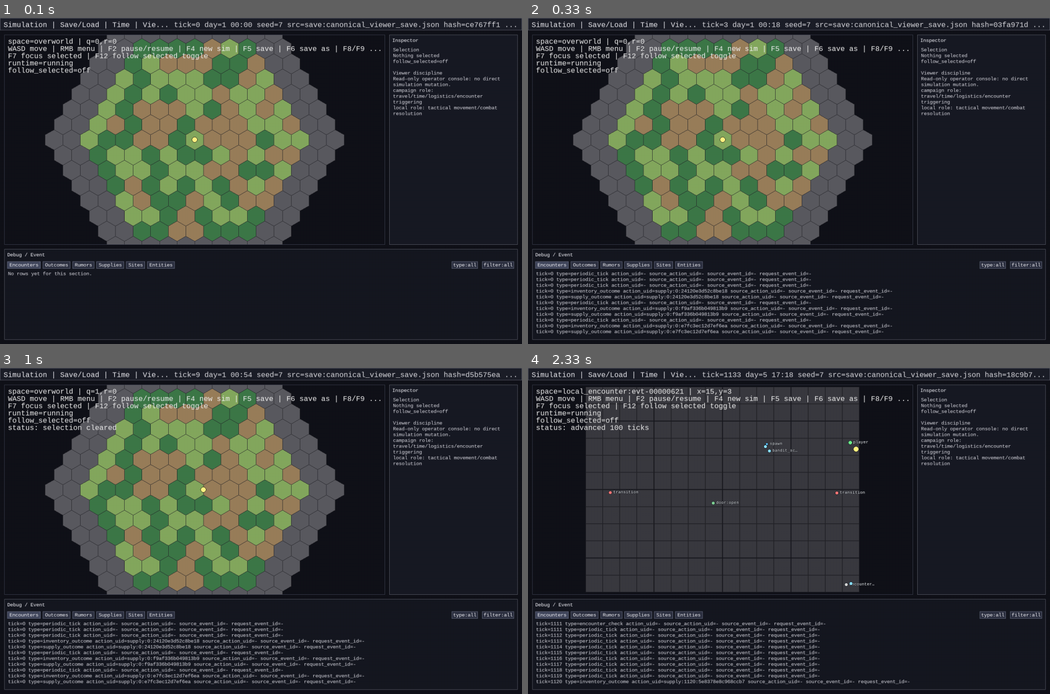
Above: before the commit, frames 1-4 (two rows, left to right).
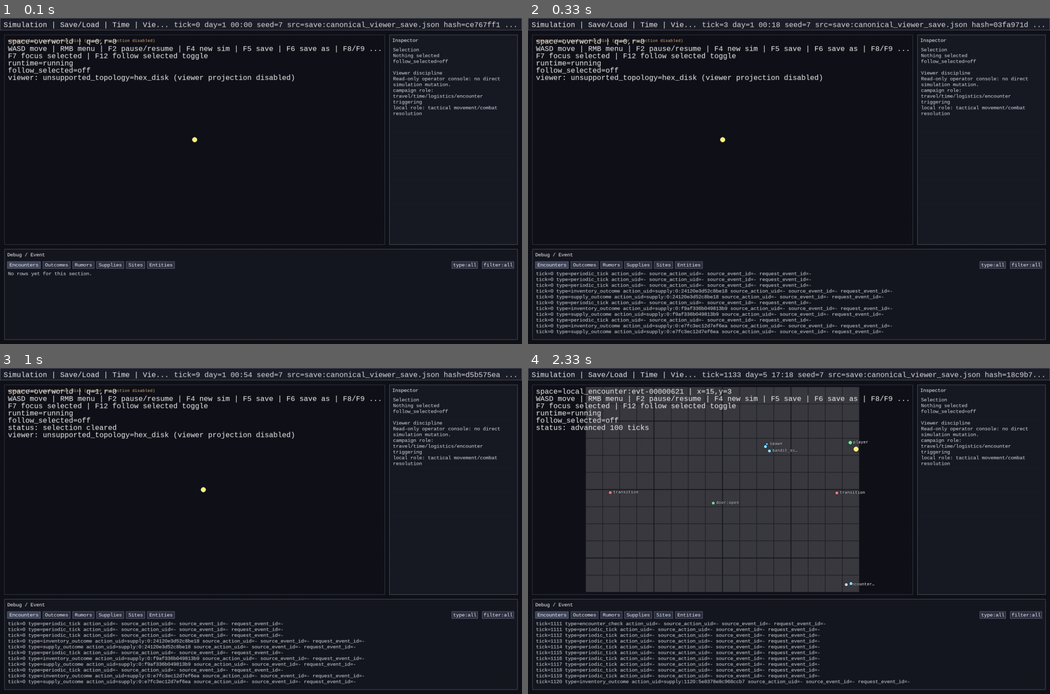
Above: after the commit, the same moments.

Repository: 7seasdotnet/Hexcrawler2
Game: pygame game, started from src/hexcrawler/__main__.py
The game is run twice, just before and just after one commit, with the same random seed, the same clock (stepped at 60 frames per second) and the same inputs.
Inputs:
- Up to frame 1 (0.1 s): no input
- Up to frame 2 (0.33 s): no input
- Up to frame 3 (1 s): hold D 0.33-0.8 s; click "space=overworld | q=1,r=0" at 0.93 s
- Up to frame 4 (2.33 s): tap 3 at 1.22 s; hold W 1.55-1.85 s; tap 1 at 1.7 s; hold D from 1.88 s (still down); tap 2 at 2.03 s

The runs differ from the first frame. In frame 1, 29% of the frame differs, in the area x 1-66%, y 5-70%; in frame 2, 29%; in frame 3, 29%; in frame 4, nothing differs.

Commit message:
Harden viewer rumor correlation and topology safety

Diff:
--- a/src/hexcrawler/cli/pygame_viewer.py
+++ b/src/hexcrawler/cli/pygame_viewer.py
@@ -398,6 +398,7 @@
     outcome: str = "idle"
     diagnostic: str = ""
     request_pending: bool = False
+    pending_action_uid: str | None = None
     refresh_needed: bool = True
     editing_field: str | None = None
     site_key_draft: str = ""
@@ -958,6 +959,38 @@
         return None
     coord_key = tuple(sorted((axis, int(value)) for axis, value in normalized.items()))
     return MarkerCellRef(space_id=space_id, topology_type=topology_type, coord_key=coord_key)
+
+
+def _supported_viewer_topology(active_space: Any | None) -> str:
+    if active_space is None:
+        return OVERWORLD_HEX_TOPOLOGY
+    topology_type = str(getattr(active_space, "topology_type", OVERWORLD_HEX_TOPOLOGY))
+    if topology_type == "custom":
+        return OVERWORLD_HEX_TOPOLOGY
+    if topology_type in (OVERWORLD_HEX_TOPOLOGY, SQUARE_GRID_TOPOLOGY):
+        return topology_type
+    return "unsupported"
+
+
+def _viewer_topology_diagnostic(active_space: Any | None) -> str | None:
+    topology_type = _supported_viewer_topology(active_space)
+    if topology_type != "unsupported":
+        return None
+    raw_topology_type = str(getattr(active_space, "topology_type", "?"))
+    return f"unsupported_topology={raw_topology_type} (viewer projection disabled)"
+
+
+def _marker_payload_id(marker: MarkerRecord, *, expected_kind: str | None = None) -> str | None:
+    marker_id = marker.marker_id if isinstance(marker.marker_id, str) else ""
+    if ":" not in marker_id:
+        return None
+    marker_kind, payload = marker_id.split(":", 1)
+    if expected_kind is not None and marker_kind != expected_kind:
+        return None
+    payload = payload.strip()
+    if not payload:
+        return None
+    return payload
 
 
 def _is_in_current_space(obj_space_id: str | None, current_space_id: str) -> bool:
@@ -1266,11 +1299,14 @@
     active_space = sim.state.world.spaces.get(player.space_id) if player is not None else None
     if active_space is None:
         return []
+    projection_topology = _supported_viewer_topology(active_space)
+    if projection_topology == "unsupported":
+        return []
     placements: list[MarkerPlacement] = []
     markers_by_cell = _collect_world_markers(
         sim,
         active_space.space_id,
-        SQUARE_GRID_TOPOLOGY if active_space.topology_type == SQUARE_GRID_TOPOLOGY else OVERWORLD_HEX_TOPOLOGY,
+        projection_topology,
     )
     for cell in sorted(markers_by_cell, key=lambda current: (current.space_id, current.topology_type, current.coord_key)):
         center_x, center_y = _marker_cell_center(cell, center, zoom_scale)
@@ -1307,6 +1343,7 @@
 ) -> None:
     player = sim.state.entities.get(PLAYER_ID)
     active_space = sim.state.world.spaces.get(player.space_id) if player is not None else None
+    topology_diagnostic = _viewer_topology_diagnostic(active_space)
     old_clip = screen.get_clip()
     screen.set_clip(clip_rect)
     if active_space is not None and active_space.topology_type == SQUARE_GRID_TOPOLOGY:
@@ -1320,6 +1357,12 @@
             pygame.draw.rect(screen, (58, 58, 64), rect)
             pygame.draw.rect(screen, (35, 35, 40), rect, 1)
         _draw_world_markers(screen, sim, center, marker_font, zoom_scale)
+        screen.set_clip(old_clip)
+        return
+
+    if topology_diagnostic is not None:
+        text = _truncate_text_to_pixel_width(topology_diagnostic, marker_font, max(1, clip_rect.width - 20))
+        screen.blit(marker_font.render(text, True, (250, 192, 128)), (clip_rect.x + 10, clip_rect.y + 10))
         screen.set_clip(old_clip)
         return
 
@@ -1435,6 +1478,9 @@
         lines.append(f"status: {status_message}")
     if hover_message:
         lines.append(hover_message)
+    topology_diagnostic = _viewer_topology_diagnostic(active_space)
+    if topology_diagnostic is not None:
+        lines.append(f"viewer: {topology_diagnostic}")
     old_clip = screen.get_clip()
     screen.set_clip(world_rect)
     y = world_rect.y + 8
@@ -1606,26 +1652,40 @@
             cursor=params.get("cursor"),
         )
     rumor_state.request_pending = True
+    command = controller.sim.input_log[-1] if controller.sim.input_log else None
+    if command is None:
+        rumor_state.pending_action_uid = None
+    else:
+        same_tick_index = sum(1 for current in controller.sim.input_log if int(current.tick) == int(command.tick)) - 1
+        rumor_state.pending_action_uid = f"{int(command.tick)}:{max(0, same_tick_index)}"
     rumor_state.refresh_needed = False
 
 
 def _consume_rumor_outcome(sim: Simulation, rumor_state: RumorPanelState) -> None:
     if not rumor_state.request_pending:
         return
-    latest: dict[str, Any] | None = None
+    matched_outcome: dict[str, Any] | None = None
     outcome_kind = SELECT_RUMORS_OUTCOME_KIND if rumor_state.mode == "top" else LIST_RUMORS_OUTCOME_KIND
     rows_key = "selection" if rumor_state.mode == "top" else "rumors"
     for entry in sim.get_command_outcomes():
-        if isinstance(entry, dict) and entry.get("kind") == outcome_kind:
-            latest = entry
-    if latest is None:
+        if not isinstance(entry, dict) or entry.get("kind") != outcome_kind:
+            continue
+        action_uid = entry.get("action_uid") if isinstance(entry.get("action_uid"), str) else None
+        if rumor_state.pending_action_uid is None:
+            matched_outcome = entry
+            continue
+        if action_uid == rumor_state.pending_action_uid:
+            matched_outcome = entry
+            break
+    if matched_outcome is None:
         return
-    rows = latest.get(rows_key)
+    rows = matched_outcome.get(rows_key)
     rumor_state.rows = [row for row in rows if isinstance(row, dict)] if isinstance(rows, list) else []
-    rumor_state.next_cursor = latest.get("next_cursor") if isinstance(latest.get("next_cursor"), str) else None
-    rumor_state.outcome = str(latest.get("outcome", "?"))
-    rumor_state.diagnostic = str(latest.get("diagnostic", ""))
+    rumor_state.next_cursor = matched_outcome.get("next_cursor") if isinstance(matched_outcome.get("next_cursor"), str) else None
+    rumor_state.outcome = str(matched_outcome.get("outcome", "?"))
+    rumor_state.diagnostic = str(matched_outcome.get("diagnostic", ""))
     rumor_state.request_pending = False
+    rumor_state.pending_action_uid = None
 
 
 def _cycle_rumor_kind_filter(rumor_state: RumorPanelState) -> None:
@@ -2066,10 +2126,9 @@
     for marker in markers:
         if marker.marker_kind != "entity":
             continue
-        parts = marker.marker_id.split(":", 1)
-        if len(parts) != 2:
+        entity_id = _marker_payload_id(marker, expected_kind="entity")
+        if entity_id is None:
             continue
-        entity_id = parts[1]
         if entity_id in sim.state.entities:
             return entity_id
     return None
@@ -2493,33 +2552,49 @@
         viewport_rect = layout.world_view
         player = sim.state.entities.get(PLAYER_ID)
         active_space = sim.state.world.spaces.get(player.space_id) if player is not None else None
+        topology_diagnostic = _viewer_topology_diagnostic(active_space)
         if viewport_rect.collidepoint(event_pos):
             markers = _find_world_marker_candidates_at_pixel(sim, event_pos, world_center, world_zoom_scale)
             if markers:
                 for marker in markers:
                     items.append(ContextMenuItem(label=f"Marker: {marker.marker_kind} {marker.label}", action="noop"))
                     if marker.marker_kind == "entity":
-                        entity_id = marker.marker_id.split(":", 1)[1]
+                        entity_id = _marker_payload_id(marker, expected_kind="entity")
+                        if entity_id is None:
+                            items.append(ContextMenuItem(label="marker_id malformed: entity", action="noop"))
+                            continue
                         items.append(ContextMenuItem(label=f"Select {marker.label}", action="select", payload=entity_id))
                         if sim.selected_entity_id(owner_entity_id=PLAYER_ID) == entity_id:
                             items.append(ContextMenuItem(label=f"Deselect {marker.label}", action="clear_selection"))
                     elif marker.marker_kind == "site":
-                        site_id = marker.marker_id.split(":", 1)[1]
+                        site_id = _marker_payload_id(marker, expected_kind="site")
+                        if site_id is None:
+                            items.append(ContextMenuItem(label="marker_id malformed: site", action="noop"))
+                            continue
                         site = sim.state.world.sites.get(site_id)
                         if site is not None and site.entrance is not None:
                             site_label = site.name if site.name else site.site_id
                             items.append(ContextMenuItem(label=f"Enter {site_label}", action="enter_site", payload=site.site_id))
                     elif marker.marker_kind == "door":
-                        door_id = marker.marker_id.split(":", 1)[1]
+                        door_id = _marker_payload_id(marker, expected_kind="door")
+                        if door_id is None:
+                            items.append(ContextMenuItem(label="marker_id malformed: door", action="noop"))
+                            continue
                         items.append(ContextMenuItem(label="Door...", action="noop"))
                         items.append(ContextMenuItem(label="- Open (10 ticks)", action="interaction", payload=f"open:door:{door_id}:10"))
                         items.append(ContextMenuItem(label="- Close (10 ticks)", action="interaction", payload=f"close:door:{door_id}:10"))
                         items.append(ContextMenuItem(label="- Toggle (10 ticks)", action="interaction", payload=f"toggle:door:{door_id}:10"))
                     elif marker.marker_kind == "anchor":
-                        anchor_id = marker.marker_id.split(":", 1)[1]
+                        anchor_id = _marker_payload_id(marker, expected_kind="anchor")
+                        if anchor_id is None:
+                            items.append(ContextMenuItem(label="marker_id malformed: anchor", action="noop"))
+                            continue
                         items.append(ContextMenuItem(label="Exit (30 ticks)", action="interaction", payload=f"exit:anchor:{anchor_id}:30"))
                     elif marker.marker_kind == "interactable":
-                        interactable_id = marker.marker_id.split(":", 1)[1]
+                        interactable_id = _marker_payload_id(marker, expected_kind="interactable")
+                        if interactable_id is None:
+                            items.append(ContextMenuItem(label="marker_id malformed: interactable", action="noop"))
+                            continue
                         items.append(ContextMenuItem(label="Interactable...", action="noop"))
                         items.append(ContextMenuItem(label="- Inspect (10 ticks)", action="interaction", payload=f"inspect:interactable:{interactable_id}:10"))
                         items.append(ContextMenuItem(label="- Use (20 ticks)", action="interaction", payload=f"use:interactable:{interactable_id}:20"))
@@ -2530,7 +2605,9 @@
                 items.append(ContextMenuItem(label="Clear selection", action="clear_selection"))
             else:
                 world_x, world_y = _pixel_to_world(event_pos[0], event_pos[1], world_center, world_zoom_scale)
-                if active_space is not None and str(getattr(active_space, "role", "")) == LOCAL_SPACE_ROLE:
+                if topology_diagnostic is not None:
+                    items.append(ContextMenuItem(label=topology_diagnostic, action="noop"))
+                elif active_space is not None and str(getattr(active_space, "role", "")) == LOCAL_SPACE_ROLE:
                     local_cell = _world_to_local_cell(world_x, world_y, active_space=active_space)
                     if local_cell is not None:
                         local_world_x, local_world_y = square_grid_cell_to_world_xy(local_cell["x"], local_cell["y"])
--- a/tests/test_pygame_viewer_cli.py
+++ b/tests/test_pygame_viewer_cli.py
@@ -20,6 +20,7 @@
     _find_world_marker_at_pixel,
     _find_world_marker_candidates_at_pixel,
     _marker_cell_from_location,
+    _marker_payload_id,
     _slot_markers_for_hex,
     _load_viewer_simulation,
     _save_viewer_simulation,
@@ -27,6 +28,8 @@
     _selected_entity_for_click,
     _selected_entity_lines,
     _selected_entity_recent_trace_rows,
+    _viewer_topology_diagnostic,
+    _world_marker_placements,
     _event_trace_entry_mentions_entity,
     _build_debug_filter_trace_rows,
     _cycle_debug_event_type_filter,
@@ -44,7 +47,8 @@
     SpawnMaterializationModule,
 )
 from hexcrawler.sim.hash import simulation_hash, world_hash
-from hexcrawler.sim.world import HexCoord, RumorRecord, SiteRecord
+from hexcrawler.sim.location import OVERWORLD_HEX_TOPOLOGY
+from hexcrawler.sim.world import HexCoord, LOCAL_SPACE_ROLE, RumorRecord, SiteRecord, SpaceState
 
 
 def test_viewer_parser_with_encounters_flag_defaults_to_disabled() -> None:
@@ -214,6 +218,53 @@
     rumor_state.refresh_needed = True
     _refresh_rumor_query(controller, rumor_state)
     assert sim.input_log[-1].command_type == "list_rumors_intent"
+
+
+def test_rumor_panel_ignores_stale_outcome_when_newer_request_pending() -> None:
+    sim = _build_viewer_simulation("content/examples/basic_map.json", with_encounters=True)
+    sim.state.world.append_rumor(RumorRecord(rumor_id="r-02", kind="site_claim", created_tick=3, group_id="beta", consumed=False))
+    sim.state.world.append_rumor(RumorRecord(rumor_id="r-01", kind="group_arrival", created_tick=5, group_id="alpha", consumed=False))
+    controller = SimulationController(sim=sim, entity_id=PLAYER_ID)
+    rumor_state = RumorPanelState(limit=1)
+
+    _refresh_rumor_query(controller, rumor_state)
+    stale_command = sim.input_log[-1]
+    sim._execute_command(stale_command, command_index=0)
+
+    rumor_state.kind_filter = "site_claim"
+    rumor_state.refresh_needed = True
+    rumor_state.request_pending = False
+    _refresh_rumor_query(controller, rumor_state)
+
+    _consume_rumor_outcome(sim, rumor_state)
+
+    assert rumor_state.request_pending is True
+    assert rumor_state.pending_action_uid == "0:1"
+
+
+def test_rumor_panel_consumes_matching_pending_outcome_by_action_uid() -> None:
+    sim = _build_viewer_simulation("content/examples/basic_map.json", with_encounters=True)
+    sim.state.world.append_rumor(RumorRecord(rumor_id="r-02", kind="site_claim", created_tick=3, group_id="beta", consumed=False))
+    sim.state.world.append_rumor(RumorRecord(rumor_id="r-01", kind="group_arrival", created_tick=5, group_id="alpha", consumed=False))
+    controller = SimulationController(sim=sim, entity_id=PLAYER_ID)
+    rumor_state = RumorPanelState(limit=1)
+
+    _refresh_rumor_query(controller, rumor_state)
+    stale_command = sim.input_log[-1]
+    sim._execute_command(stale_command, command_index=0)
+
+    rumor_state.kind_filter = "site_claim"
+    rumor_state.refresh_needed = True
+    rumor_state.request_pending = False
+    _refresh_rumor_query(controller, rumor_state)
+    current_command = sim.input_log[-1]
+    sim._execute_command(current_command, command_index=1)
+
+    _consume_rumor_outcome(sim, rumor_state)
+
+    assert rumor_state.request_pending is False
+    assert rumor_state.pending_action_uid is None
+    assert [row.get("rumor_id") for row in rumor_state.rows] == ["r-02"]
 
 def test_main_help_prints_usage_without_starting_viewer(capsys: pytest.CaptureFixture[str]) -> None:
     from hexcrawler.cli.pygame_viewer import main
@@ -326,6 +377,51 @@
     assert len(placements) == len(markers)
     unique_points = {(placement.x, placement.y) for placement in placements}
     assert len(unique_points) == len(markers)
+
+
+def test_marker_payload_id_soft_fails_for_malformed_ids() -> None:
+    marker = MarkerRecord(priority=0, marker_id="entity", marker_kind="entity", color=(1, 1, 1), radius=4, label="bad")
+
+    assert _marker_payload_id(marker, expected_kind="entity") is None
+    assert _marker_payload_id(marker, expected_kind="site") is None
+
+
+def test_selected_entity_for_click_soft_fails_on_malformed_marker_id(monkeypatch: pytest.MonkeyPatch) -> None:
+    sim = _build_viewer_simulation("content/examples/basic_map.json", with_encounters=False)
+
+    def _bad_candidates(*args: object, **kwargs: object) -> list[MarkerRecord]:
+        return [MarkerRecord(priority=0, marker_id="entity", marker_kind="entity", color=(1, 1, 1), radius=4, label="broken")]
+
+    monkeypatch.setattr(viewer_module, "_find_world_marker_candidates_at_pixel", _bad_candidates)
+
+    selected = _selected_entity_for_click(sim, (100, 100), (100.0, 100.0), radius_px=24.0)
+
+    assert selected is None
+
+
+def test_world_marker_placements_skip_unsupported_topology_with_diagnostic() -> None:
+    sim = _build_viewer_simulation("content/examples/basic_map.json", with_encounters=False)
+    unsupported_space = SpaceState(
+        space_id="local:unsupported",
+        topology_type="triangle_grid",
+        role=LOCAL_SPACE_ROLE,
+        topology_params={"width": 5, "height": 5},
+    )
+    sim.state.world.spaces[unsupported_space.space_id] = unsupported_space
+    sim.state.entities[PLAYER_ID].space_id = unsupported_space.space_id
+    sim.state.entities[PLAYER_ID].position_x = 1.0
+    sim.state.entities[PLAYER_ID].position_y = 1.0
+    sim.state.world.sites["unsupported-site"] = SiteRecord(
+        site_id="unsupported-site",
+        site_type="town",
+        location={"space_id": unsupported_space.space_id, "topology_type": OVERWORLD_HEX_TOPOLOGY, "coord": {"q": 0, "r": 0}},
+    )
+
+    placements = _world_marker_placements(sim, (200.0, 200.0), zoom_scale=1.0)
+    diagnostic = _viewer_topology_diagnostic(unsupported_space)
+
+    assert placements == []
+    assert diagnostic == "unsupported_topology=triangle_grid (viewer projection disabled)"
 
 
 def test_world_marker_candidates_are_deterministically_ordered() -> None:
Not shown, changed: docs/STATUS.md
